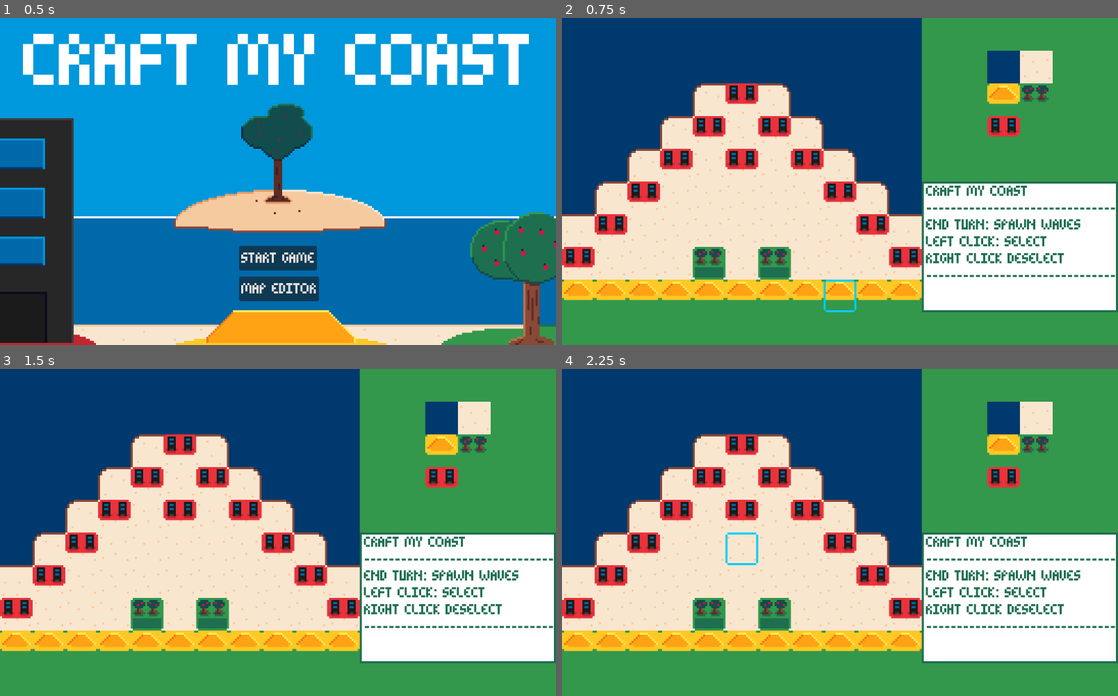
Above: before the commit, frames 1-4 (two rows, left to right).
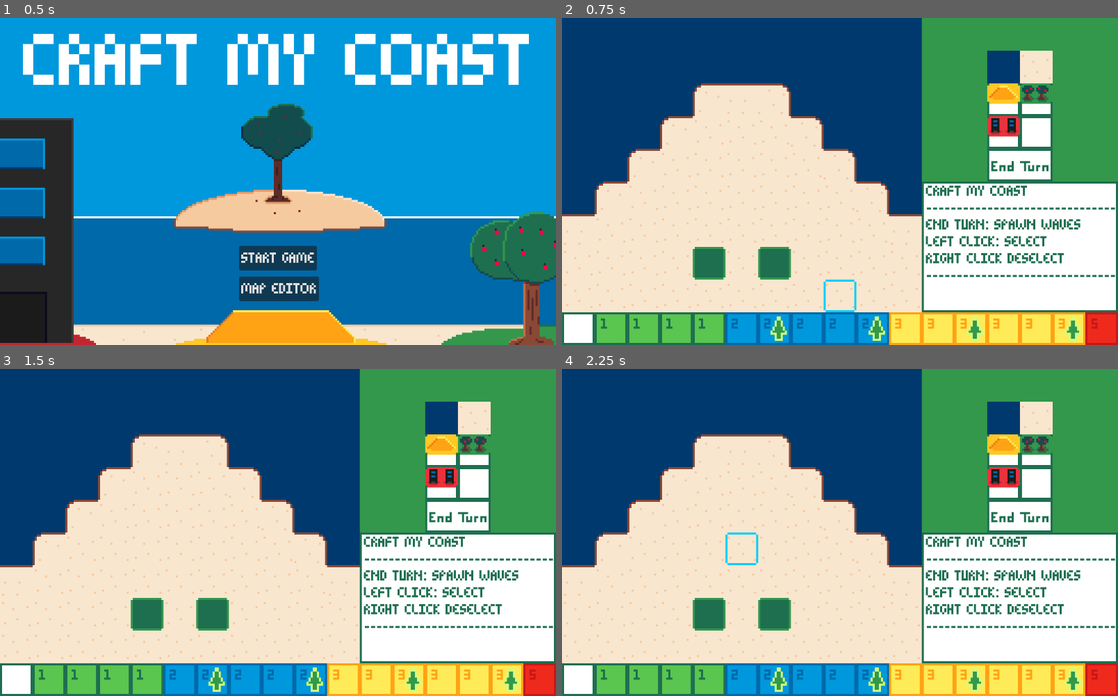
Above: after the commit, the same moments.

Repository: findeevy/CraftMyShore
Game: Godot game, scene res://main_menu.tscn
The game is run twice, just before and just after one commit, with the same random seed, the same clock (stepped at 60 frames per second) and the same inputs.
Inputs (mouse positions are in pixels of both pictures, inside the frame that each line leads up to):
- Up to frame 1 (0.5 s): no input
- Up to frame 2 (0.75 s): click "MAP EDITOR" at 0.5 s
- Up to frame 3 (1.5 s): tap Enter at 1.25 s; move the mouse to (400, 516) at 1.27 s; click (400, 516) at 1.35 s
- Up to frame 4 (2.25 s): tap Space at 2 s; move the mouse to (728, 548) at 2.02 s; right-click (728, 548) at 2.1 s

Frame 1 is identical in both runs. In frame 2, 24% of the frame differs, in the area x 0-100%, y 20-100%; in frame 3, 24%; in frame 4, 24%.
Error before the commit: Invalid access of index '0' on a base object of type: 'Array'. (res://Scenes/Render.gd:144)
Error after the commit: Invalid access of index '0' on a base object of type: 'Array'. (res://Scenes/Render.gd:114)

Commit message:
Refactored map loading

Diff:
--- a/Scenes/game_board.gd
+++ b/Scenes/game_board.gd
@@ -62,44 +62,7 @@
 			Controller.pathfind_update_flag = 0
 
 func load_array(file_name):
-	var f = FileAccess.open("res://" + file_name, FileAccess.READ)
-	while f.get_position() < f.get_length():
-		var l = f.get_line()
-		if l.length() > 4 and l.substr(0, 4) == "pdf:":
-			Controller.pdf = []
-			for v in l.substr(4).split(","):
-				var n = v.strip_edges().to_int()
-				Controller.pdf.append(n)
-				Controller.pdf_sum += n
-		elif l.length() > 4 and l.substr(0, 4) == "gea:":
-			Controller.tick_array = []
-			for v in l.substr(4).split(","):
-				var n = v.strip_edges().to_int()
-				Controller.tick_array.append(n)
-		else:
-			var id = []
-			var td = []
-			for c in l:
-				match c:
-					"l":
-						id.append(1)
-						td.append(0)
-					"c":
-						id.append(2)
-						td.append(2)
-					"w":
-						id.append(0)
-						td.append(0)
-					"v":
-						id.append(4)
-						td.append(4)
-					"t":
-						id.append(3)
-						td.append(1)
-			Controller.init_array.append(id)
-			Controller.tile_array.append(td)
-	Controller.board_length = Controller.init_array[0].size()
-	Controller.board_height = Controller.init_array.size()
+	Controller.load_map(file_name)
 	Controller.water_array.resize(Controller.board_length)
 	Controller.water_array.fill(0)
 	Controller.wrs.resize(Controller.board_length)
--- a/Scenes/map_editor.gd
+++ b/Scenes/map_editor.gd
@@ -51,37 +51,7 @@
 	render_background.emit()
 
 func load_array(file_name):
-	var f = FileAccess.open("res://" + file_name, FileAccess.READ)
-	while f.get_position() < f.get_length():
-		var l = f.get_line()
-		var id = []
-		var td = []
-		for c in l:
-			match c:
-				"l":
-					id.append(1)
-					td.append(0)
-				"c":
-					id.append(2)
-					td.append(2)
-				"w":
-					id.append(0)
-					td.append(0)
-				"v":
-					id.append(4)
-					td.append(4)
-				"t":
-					id.append(3)
-					td.append(1)
-		Controller.init_array.append(id)
-		Controller.tile_array.append(td)
-	Controller.board_length = Controller.init_array[0].size()
-	Controller.board_height = Controller.init_array.size()
-	Controller.water_array.resize(Controller.board_length)
-	Controller.water_array.fill(0)
-	Controller.wrs.resize(Controller.board_length)
-	Controller.wrs.fill([0,0])
-
+	Controller.load_map(file_name)
 	Controller.ap_start_c = Controller.board_length + 2
 	process_game_tick()
 
--- a/controller.gd
+++ b/controller.gd
@@ -280,6 +280,46 @@
 						tile_array[mov[3].y][mov[3].x] &= ~mov[4]
 						tile_array[mov[2].y][mov[2].x] |= mov[4]
 		pathfind_update_flag = 0
+
+func load_map(file_name):
+	var f = FileAccess.open("res://" + file_name, FileAccess.READ)
+	while f.get_position() < f.get_length():
+		var l = f.get_line()
+		if l.length() > 4 and l.substr(0, 4) == "pdf:":
+			pdf = []
+			for v in l.substr(4).split(","):
+				var n = v.strip_edges().to_int()
+				pdf.append(n)
+				pdf_sum += n
+		elif l.length() > 4 and l.substr(0, 4) == "gea:":
+			tick_array = []
+			for v in l.substr(4).split(","):
+				var n = v.strip_edges().to_int()
+				tick_array.append(n)
+		else:
+			var id = []
+			var td = []
+			for c in l:
+				match c:
+					"l":
+						id.append(1)
+						td.append(0)
+					"c":
+						id.append(2)
+						td.append(2)
+					"w":
+						id.append(0)
+						td.append(0)
+					"v":
+						id.append(4)
+						td.append(4)
+					"t":
+						id.append(3)
+						td.append(1)
+			init_array.append(id)
+			tile_array.append(td)
+	board_length = init_array[0].size()
+	board_height = init_array.size()
 
 func fill_ap_craft_indicator():
 	if game_ended:
